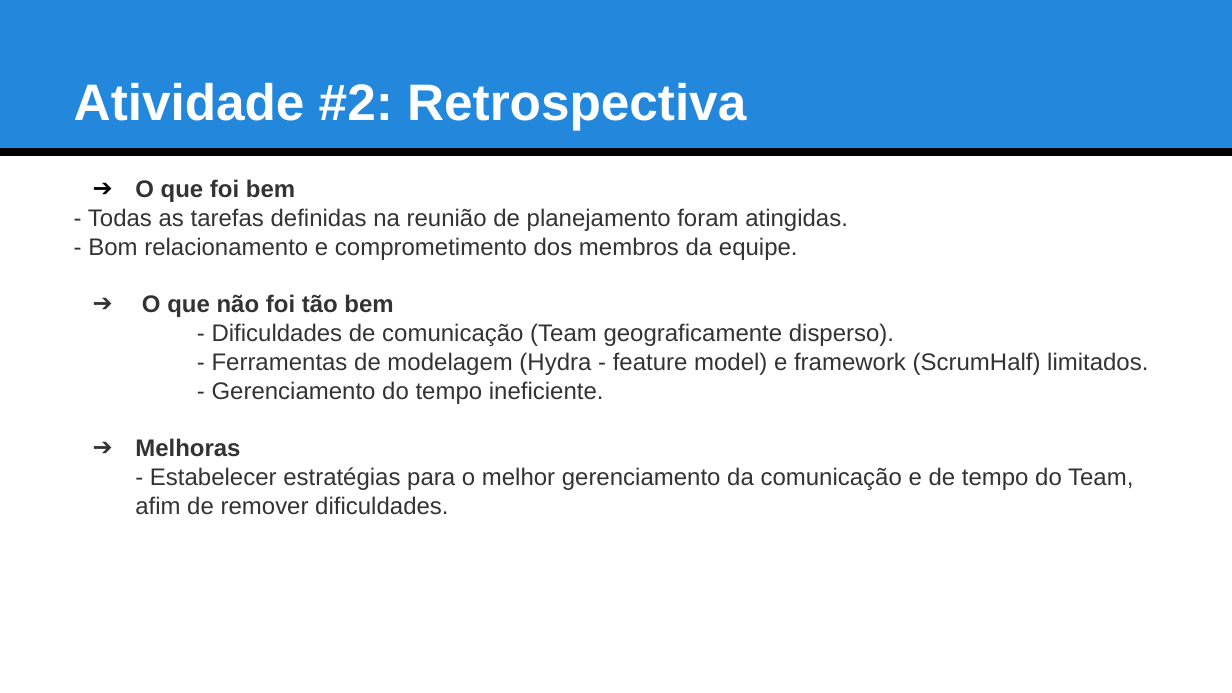
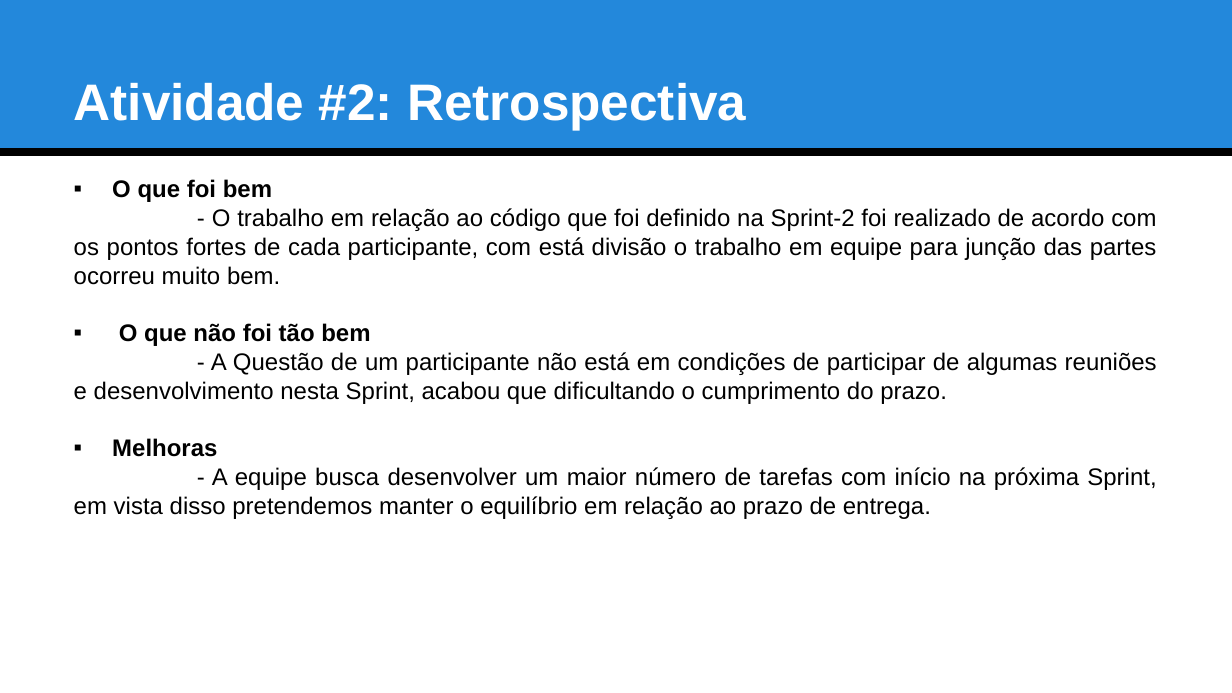
Before and after one commit to ufrpe-uast/adocao, a slide deck: slide 6 of Sprint-2/Artefatos_Sprint1.pptx. Drawn at 1232x693 pixels with LibreOffice and Linux fonts; fonts in the diff are those of the drawing. Boxes give left, top, right and bottom in pixels: in the first picture for what was removed or moved away, otherwise in the second. Text is boxed around its words. In the diff, an @@ line names an element or a change of style, - is before the commit and + after.

Commit message:
Conclusão Sprint-2

```diff
--- a/Sprint-2/Artefatos_Sprint1.pptx
+++ b/Sprint-2/Artefatos_Sprint1.pptx
@@ text at (x1=112, y1=179, x2=370, y2=457): text colour #333333 to #000000 in "O que foi bem", "O que não foi tão bem", "Melhoras"; bullet ➔ to ▪ @@
@@ text at (x1=74, y1=208, x2=1157, y2=285): text changed; text colour #333333 to #000000 @@
-- Todas as tarefas definidas na reunião de planejamento foram atingidas.
-- Bom relacionamento e comprometimento dos membros da equipe.
+- O trabalho em relação ao código que foi definido na Sprint-2 foi realizado de acordo com os pontos fortes de cada participante, com está divisão o trabalho em equipe para junção das partes ocorreu muito bem.
@@ text at (x1=74, y1=352, x2=1157, y2=404): text changed; text colour #333333 to #000000 @@
-- Dificuldades de comunicação (Team geograficamente disperso).
-- Ferramentas de modelagem (Hydra - feature model) e framework (ScrumHalf) limitados.
-- Gerenciamento do tempo ineficiente.
+- A Questão de um participante não está em condições de participar de algumas reuniões e desenvolvimento nesta Sprint, acabou que dificultando o cumprimento do prazo.
@@ text at (x1=74, y1=467, x2=1156, y2=519): text changed; text colour #333333 to #000000 @@
-- Estabelecer estratégias para o melhor gerenciamento da comunicação e de tempo do Team, afim de remover dificuldades.
+- A equipe busca desenvolver um maior número de tarefas com início na próxima Sprint, em vista disso pretendemos manter o equilíbrio em relação ao prazo de entrega.
```
Also in this commit, not shown: 4 other slides changed, 6 other files.
